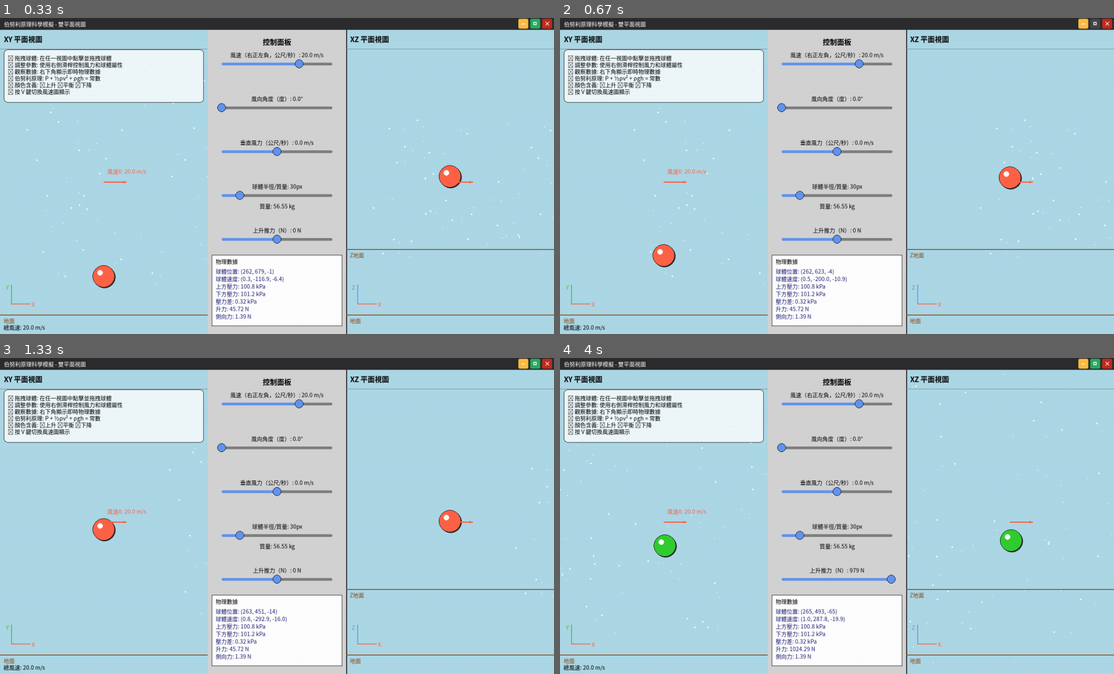
Above: before the commit, frames 1-4 (two rows, left to right).
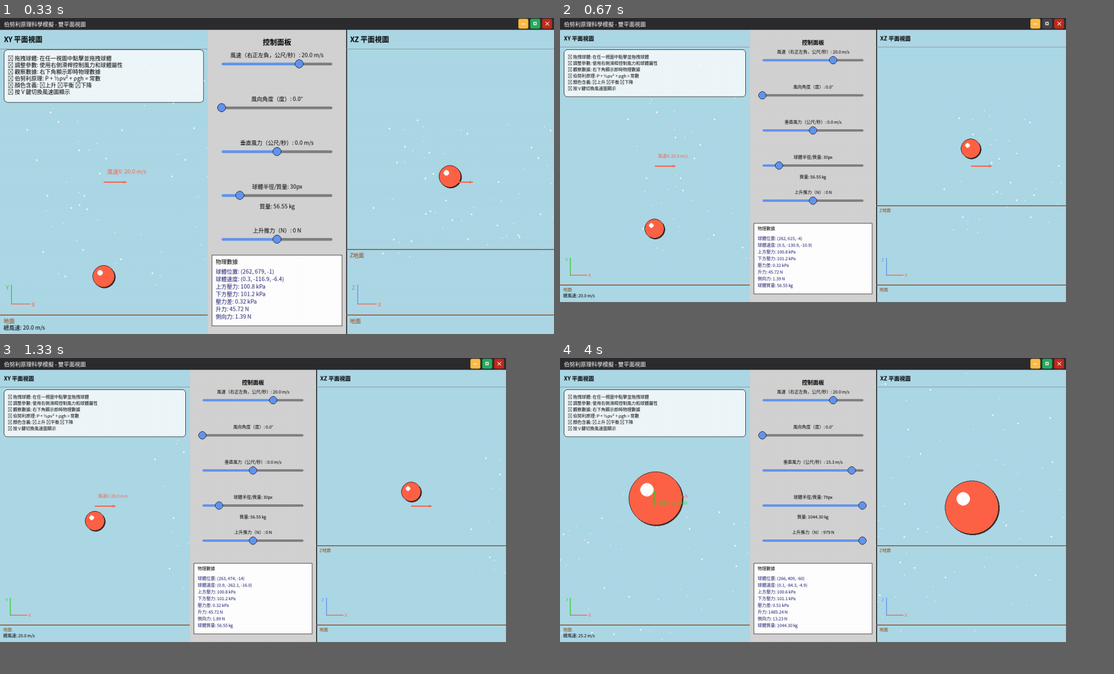
Above: after the commit, the same moments.

Repository: linjinhsien/pygamelin
Game: pygame game, started from bernoulli_dual_view_refactored.py
Two runs of this game, one before a commit and one after it. Both use one fixed random seed, a clock stepped at 60 frames per second and the inputs below.
Inputs (mouse positions are in pixels of both pictures, inside the frame that each line leads up to):
- Up to frame 1 (0.33 s): no input
- Up to frame 2 (0.67 s): click (1097, 24) at 0.38 s
- Up to frame 3 (1.33 s): click (371, 541) at 0.72 s; click (232, 572) at 1.05 s
- Up to frame 4 (4 s): hold F11 1.33-1.8 s; click (892, 582) at 1.88 s; click (704, 519) at 2.22 s; hold F11 2.5-2.97 s; click (853, 471) at 3.05 s; click (864, 512) at 3.38 s; click (969, 497) at 3.72 s
In frame 2 the window is 900x514 before the commit and 822x462 after it. Grey fills any space a smaller window leaves; there, only what the larger window draws over its background counts as a difference.

Frame 1 is identical in both runs. In frame 2, 21% of the frame differs, in the area x 0-100%, y 0-100%; in frame 3, 21%; in frame 4, 24%.

Commit message:
Fix maximize to use desktop resolution fallback

Diff:
--- a/bernoulli_dual_view_refactored.py
+++ b/bernoulli_dual_view_refactored.py
@@ -1168,8 +1168,12 @@
                             self.window_controls.is_maximized = False
                         else:
                             # Maximize window
-                            info = pygame.display.Info()
-                            self.resize_window(info.current_w, info.current_h)
+                            try:
+                                w, h = pygame.display.get_desktop_sizes()[0]
+                            except (AttributeError, IndexError):
+                                info = pygame.display.Info()
+                                w, h = info.current_w, info.current_h
+                            self.resize_window(w, h)
                             self.window_controls.is_maximized = True
                         continue
                     elif action == "drag_start":
@@ -1214,8 +1218,12 @@
                         self.resize_window(WIDTH, HEIGHT)
                         self.window_controls.is_maximized = False
                     else:
-                        info = pygame.display.Info()
-                        self.resize_window(info.current_w, info.current_h)
+                        try:
+                            w, h = pygame.display.get_desktop_sizes()[0]
+                        except (AttributeError, IndexError):
+                            info = pygame.display.Info()
+                            w, h = info.current_w, info.current_h
+                        self.resize_window(w, h)
                         self.window_controls.is_maximized = True
 
             elif event.type == pygame.VIDEORESIZE:
